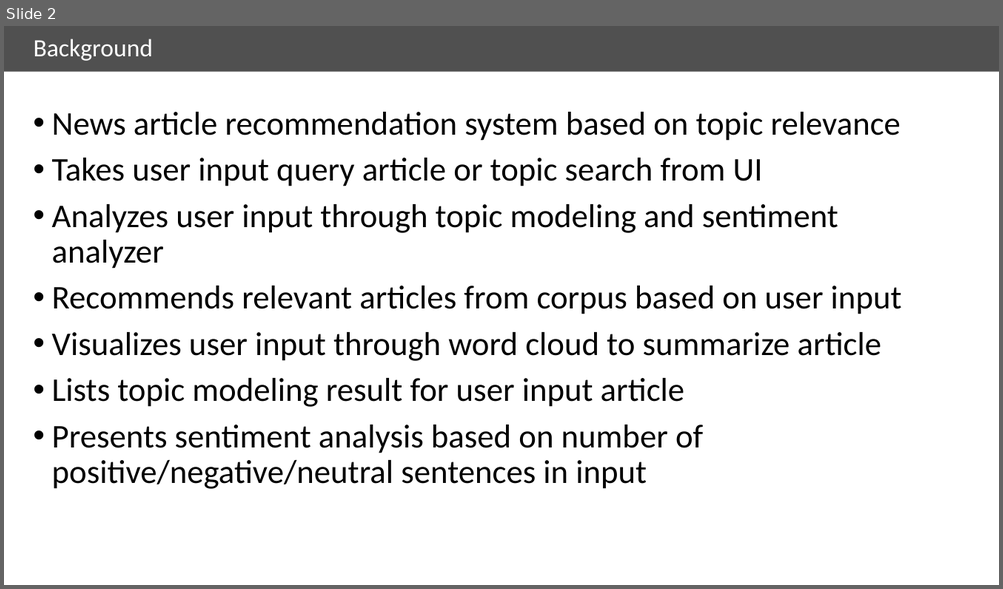
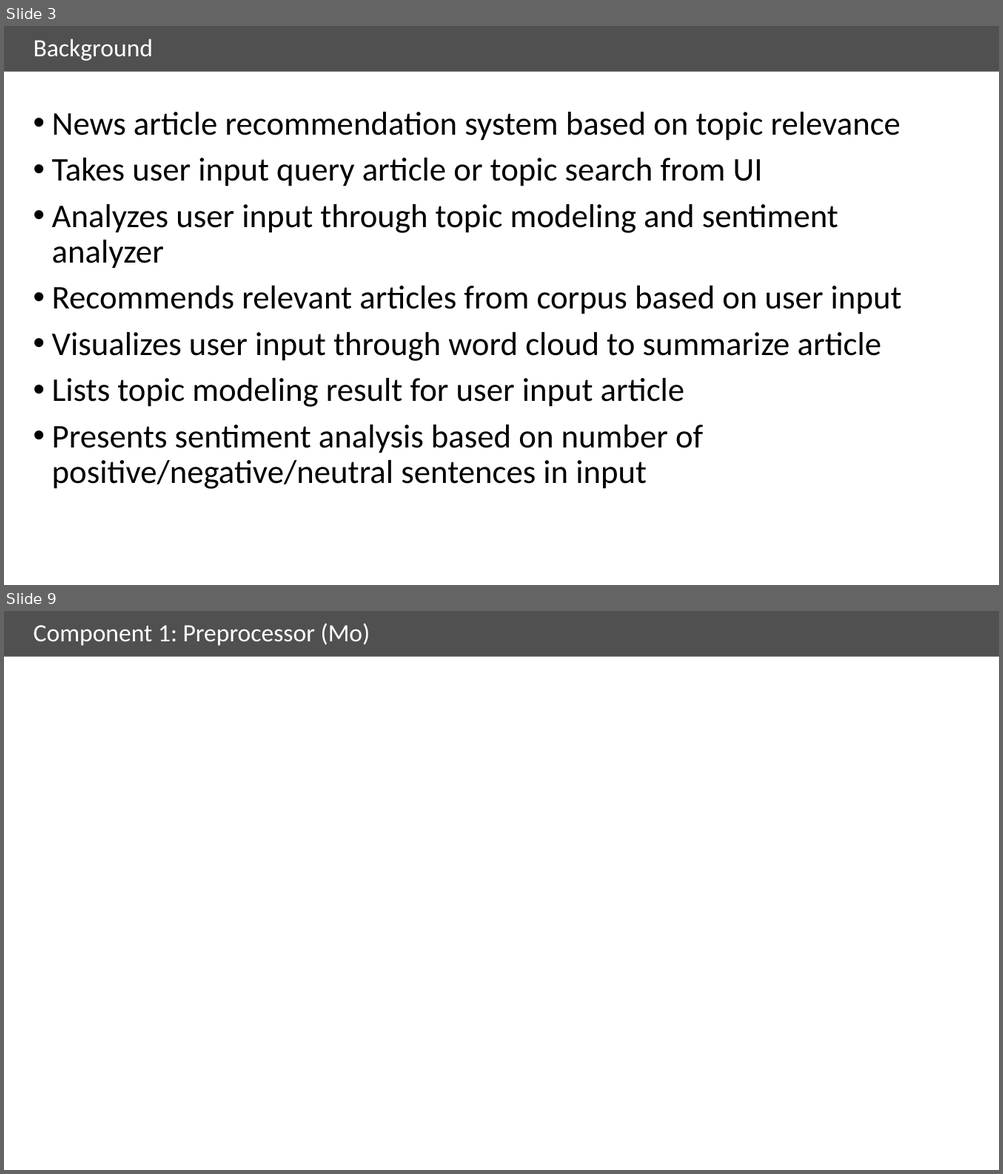
Before and after one commit to ryanbae89/news_analyzer, a slide deck: doc/Final_presentation_v1.pptx. Shown one above the other, each under a label of ours: slide 2 before the commit, slides 3 and 9 after it; the slides between them are not shown. The pictures are 1003x589 and 1003x1174 pixels, drawn with LibreOffice and Linux fonts; fonts in the diff are those of the drawing. Boxes give left, top, right and bottom in pixels: in the first picture for what was removed or moved away, otherwise in the second. Text is boxed around its words. In the diff, an @@ line names an element or a change of style, - is before the commit and + after.

```diff
--- a/doc/Final_presentation_v1.pptx
+++ b/doc/Final_presentation_v1.pptx
@@ slide 9 added at (x1=4, y1=611, x2=999, y2=1170), background #FFFFFF; not listed: 1 template element that a slide beside it also shows @@
@@ title added at (x1=34, y1=623, x2=370, y2=646), 24 pt, text #FFFFFF @@
+Component 1: Preprocessor (Mo)
@@ what was slide 2 is now slide 3 @@
```
Also in this commit, not shown: 4 slides changed, 10 other slides added, 3 slides removed, 6 other files.
